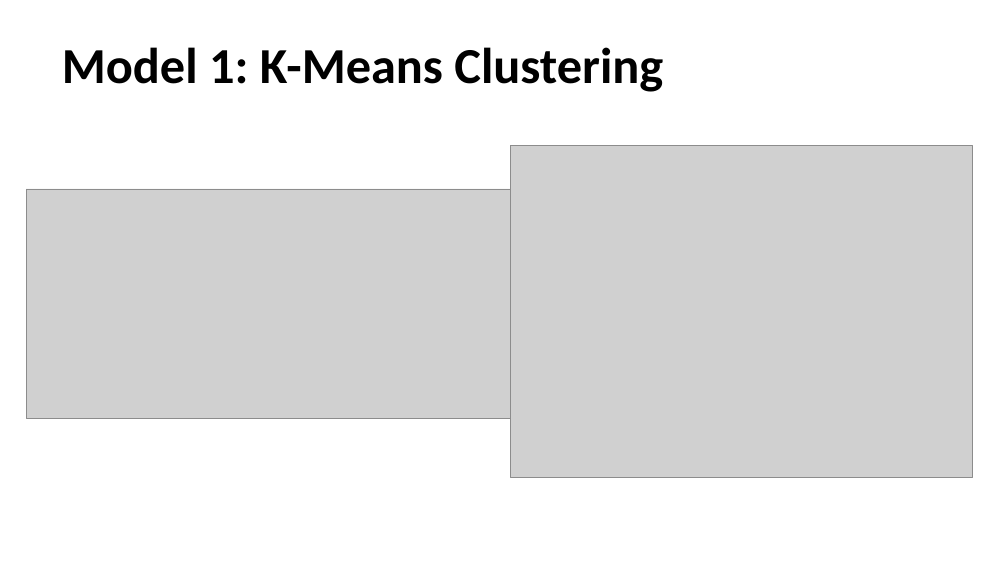
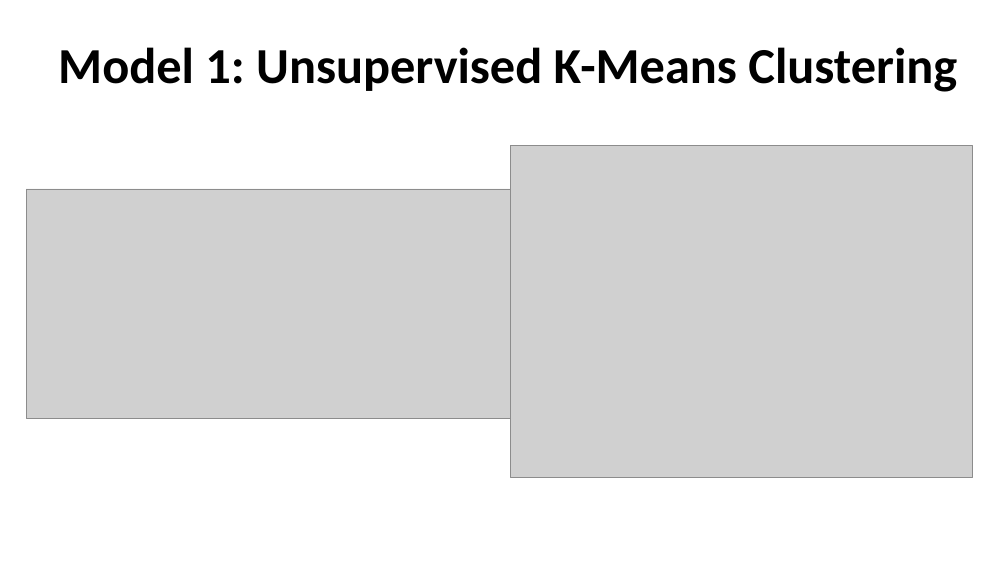
Before and after one commit to huddack20/Project4-ML-ETL, a slide deck: slide 7 of Project4.pptx. Drawn at 1008x567 pixels with LibreOffice and Linux fonts; fonts in the diff are those of the drawing; grey boxes stand for pictures. Boxes give left, top, right and bottom in pixels: in the first picture for what was removed or moved away, otherwise in the second. Text is boxed around its words. In the diff, an @@ line names an element or a change of style, - is before the commit and + after.

```diff
--- a/Project4.pptx
+++ b/Project4.pptx
@@ text at [58, 47, 957, 92]: text changed @@
-Model 1: K-Means Clustering
+Model 1: Unsupervised K-Means Clustering
```
Also in this commit, not shown: 4 other slides changed, 2 slides added, 1 slide removed.
